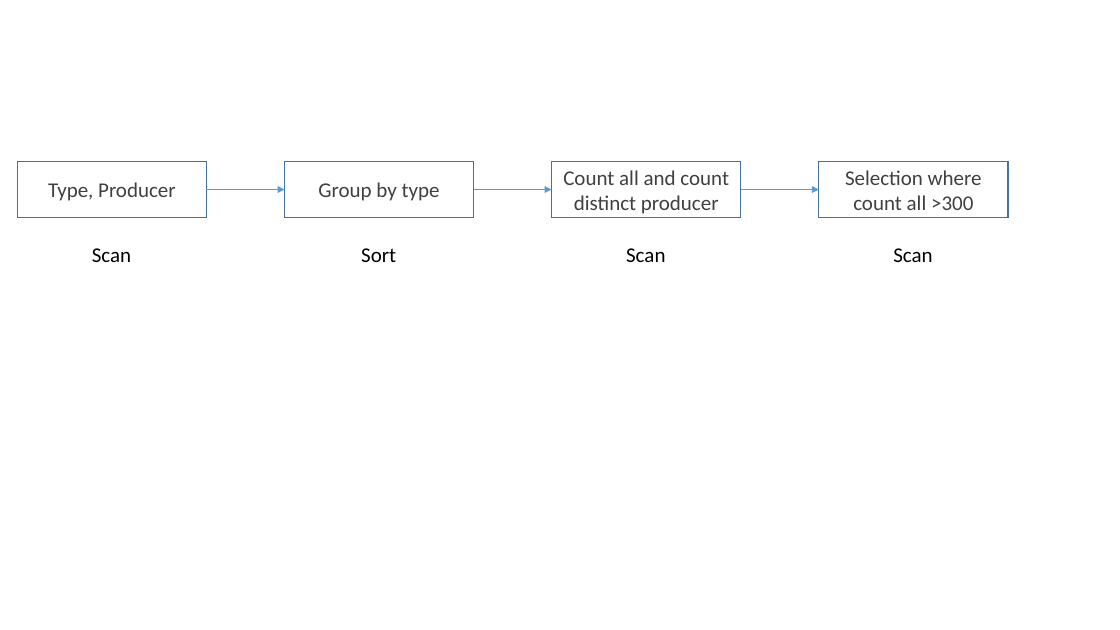
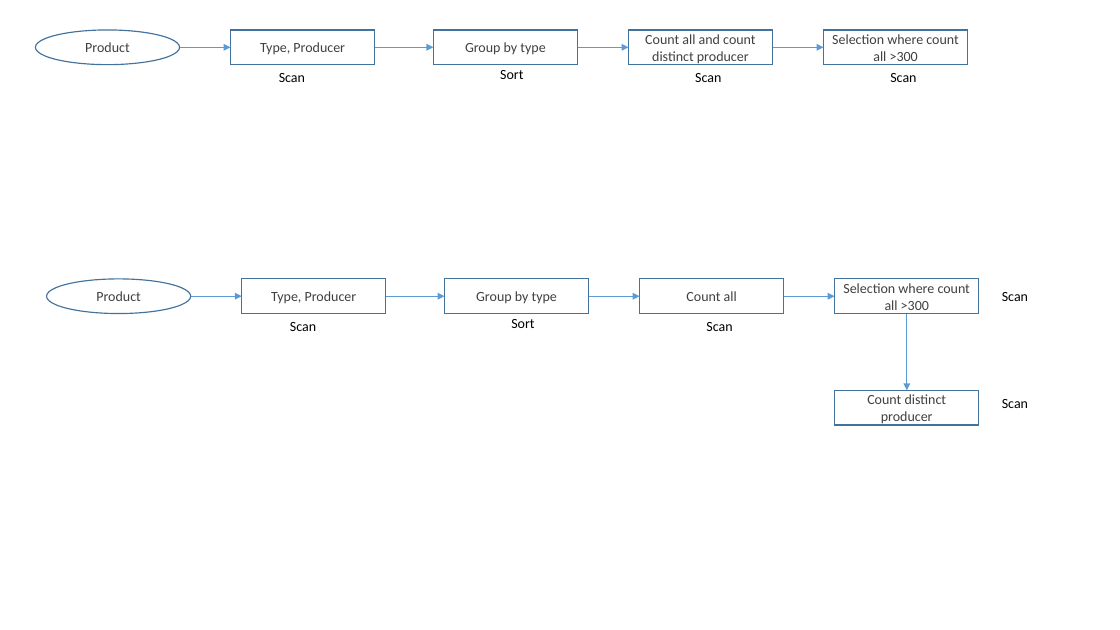
Before and after one commit to timotheeguerin/socs, a slide deck: slide 1 of Comp 421/Assignment/Assignment 3/Ass3.pptx. Drawn at 1120x630 pixels with LibreOffice and Linux fonts; fonts in the diff are those of the drawing. Boxes give left, top, right and bottom in pixels: in the first picture for what was removed or moved away, otherwise in the second. Text is boxed around its words. In the diff, an @@ line names an element or a change of style, - is before the commit and + after.

```diff
--- a/Comp 421/Assignment/Assignment 3/Ass3.pptx
+++ b/Comp 421/Assignment/Assignment 3/Ass3.pptx
@@ ellipse added at bbox=[35, 30, 180, 65], outline #43739E 1 pt, 12 pt, text #404040 @@
+Product
@@ arrow added from (180, 47) to (231, 47), #5B9BD5 0.5 pt @@
@@ rectangle "Type, Producer": place and size @@
-rectangle "Type, Producer" at bbox=[18, 161, 207, 218]
+rectangle "Type, Producer" at bbox=[231, 30, 376, 65]
@@ arrow moved from (207, 190) - (285, 190) to (375, 47) - (434, 47) @@
@@ rectangle "Group by type": place and size @@
-rectangle "Group by type" at bbox=[285, 161, 474, 218]
+rectangle "Group by type" at bbox=[434, 30, 578, 65]
@@ arrow moved from (474, 190) - (552, 190) to (578, 47) - (628, 47) @@
@@ rectangle "Count all and count distinct ...": place and size @@
-rectangle "Count all and count distinct ..." at bbox=[552, 161, 741, 218]
+rectangle "Count all and count distinct ..." at bbox=[628, 30, 773, 65]
@@ arrow moved from (741, 190) - (819, 190) to (773, 47) - (823, 47) @@
@@ rectangle "Selection where count all >300": place and size @@
-rectangle "Selection where count all >300" at bbox=[819, 161, 1008, 218]
+rectangle "Selection where count all >300" at bbox=[823, 30, 968, 65]
@@ text "Scan": place and size @@
-text "Scan" at bbox=[92, 248, 131, 262]
+text "Scan" at bbox=[279, 73, 305, 82]
@@ text "Sort": place and size @@
-text "Sort" at bbox=[361, 248, 396, 262]
+text "Sort" at bbox=[500, 70, 523, 79]
@@ size 18 to 12 pt in 8 elements at bbox=[823, 30, 968, 65], bbox=[231, 30, 376, 65], bbox=[434, 30, 578, 65], bbox=[628, 30, 773, 65], bbox=[279, 73, 305, 82], bbox=[500, 70, 523, 79], bbox=[890, 73, 916, 82], bbox=[695, 73, 721, 82] @@
@@ text "Scan": place and size @@
-text "Scan" at bbox=[626, 248, 665, 262]
+text "Scan" at bbox=[695, 73, 721, 82]
@@ text "Scan": place and size @@
-text "Scan" at bbox=[893, 248, 932, 262]
+text "Scan" at bbox=[890, 73, 916, 82]
@@ ellipse added at bbox=[46, 279, 191, 313], outline #43739E 1 pt, 12 pt, text #404040 @@
+Product
@@ arrow added from (191, 297) to (242, 297), #5B9BD5 0.5 pt @@
@@ rectangle added at bbox=[242, 279, 386, 313], outline #43739E 1 pt, 12 pt, text #404040 @@
+Type, Producer
@@ arrow added from (386, 297) to (444, 297), #5B9BD5 0.5 pt @@
@@ rectangle added at bbox=[444, 279, 589, 313], outline #43739E 1 pt, 12 pt, text #404040 @@
+Group by type
@@ arrow added from (589, 297) to (639, 297), #5B9BD5 0.5 pt @@
@@ rectangle added at bbox=[639, 279, 784, 313], outline #43739E 1 pt, 12 pt, text #404040 @@
+Count all
@@ arrow added from (784, 297) to (835, 297), #5B9BD5 0.5 pt @@
@@ rectangle added at bbox=[835, 279, 980, 313], outline #43739E 1 pt, 12 pt, text #404040 @@
+Selection where count all >300
@@ text added at bbox=[1002, 292, 1028, 301], 12 pt, text #000000 @@
+Scan
@@ text added at bbox=[290, 322, 316, 331], 12 pt, text #000000 @@
+Scan
@@ text added at bbox=[511, 319, 534, 328], 12 pt, text #000000 @@
+Sort
@@ text added at bbox=[706, 322, 732, 331], 12 pt, text #000000 @@
+Scan
@@ arrow added from (907, 313) to (907, 391), #5B9BD5 0.5 pt @@
@@ rectangle added at bbox=[835, 391, 980, 425], outline #43739E 1 pt, 12 pt, text #404040 @@
+Count distinct producer
@@ text added at bbox=[1002, 399, 1028, 408], 12 pt, text #000000 @@
+Scan
```
Also in this commit, not shown: 2 other files.
